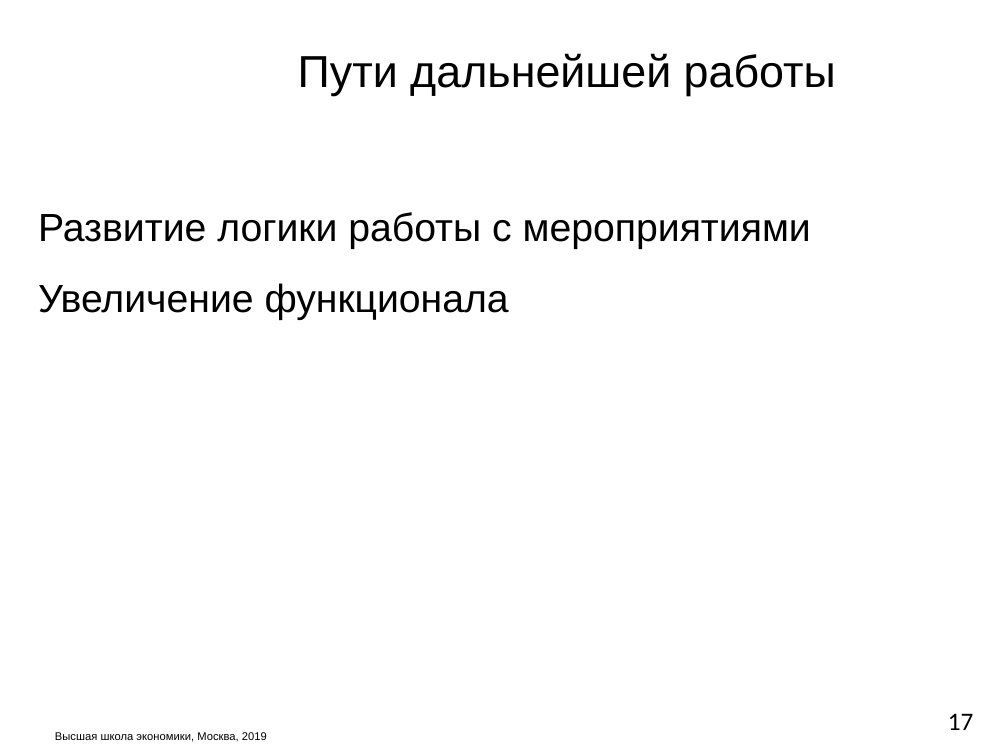
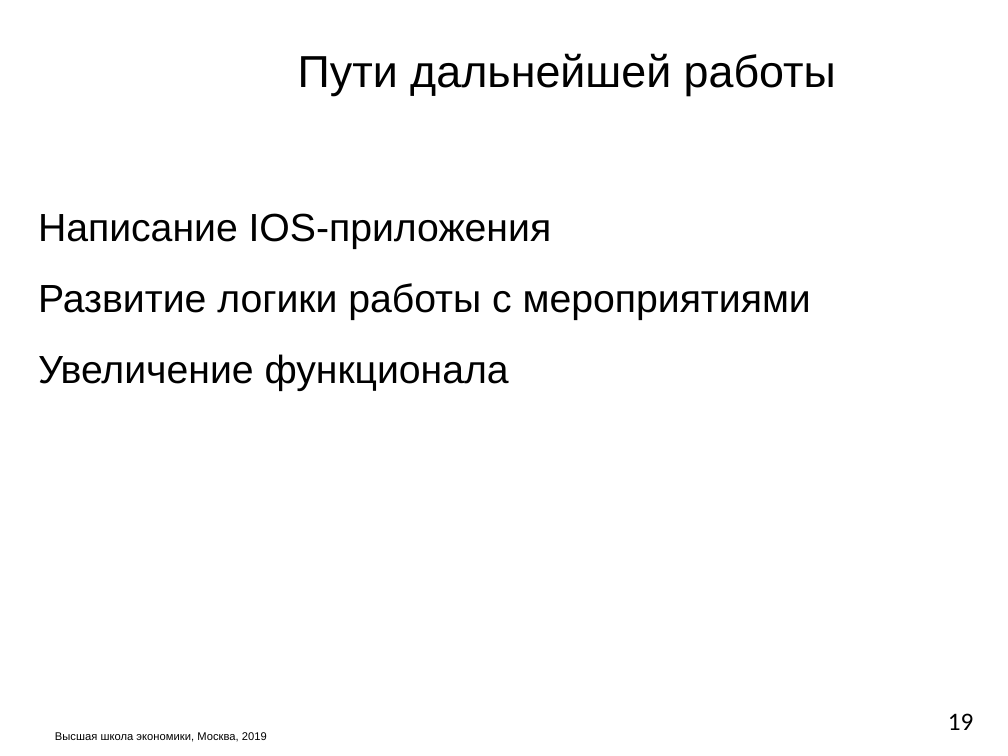
Before and after one commit to M2000h/HSE-APP, a slide deck: slide 19 of Презентация.pptx (slide 17 before the commit). Drawn at 1008x756 pixels with LibreOffice and Linux fonts; fonts in the diff are those of the drawing; background and template pictures are left out. Boxes give left, top, right and bottom in pixels: in the first picture for what was removed or moved away, otherwise in the second. Text is boxed around its words. In the diff, an @@ line names an element or a change of style, - is before the commit and + after.

```diff
--- a/Презентация.pptx
+++ b/Презентация.pptx
@@ text at box(38, 213, 552, 249): paragraph added @@
+Написание IOS-приложения
@@ page number at box(948, 713, 974, 730): text changed @@
-17
+19
```
Also in this commit, not shown: 14 other slides changed, 2 slides added, 2 other files.
